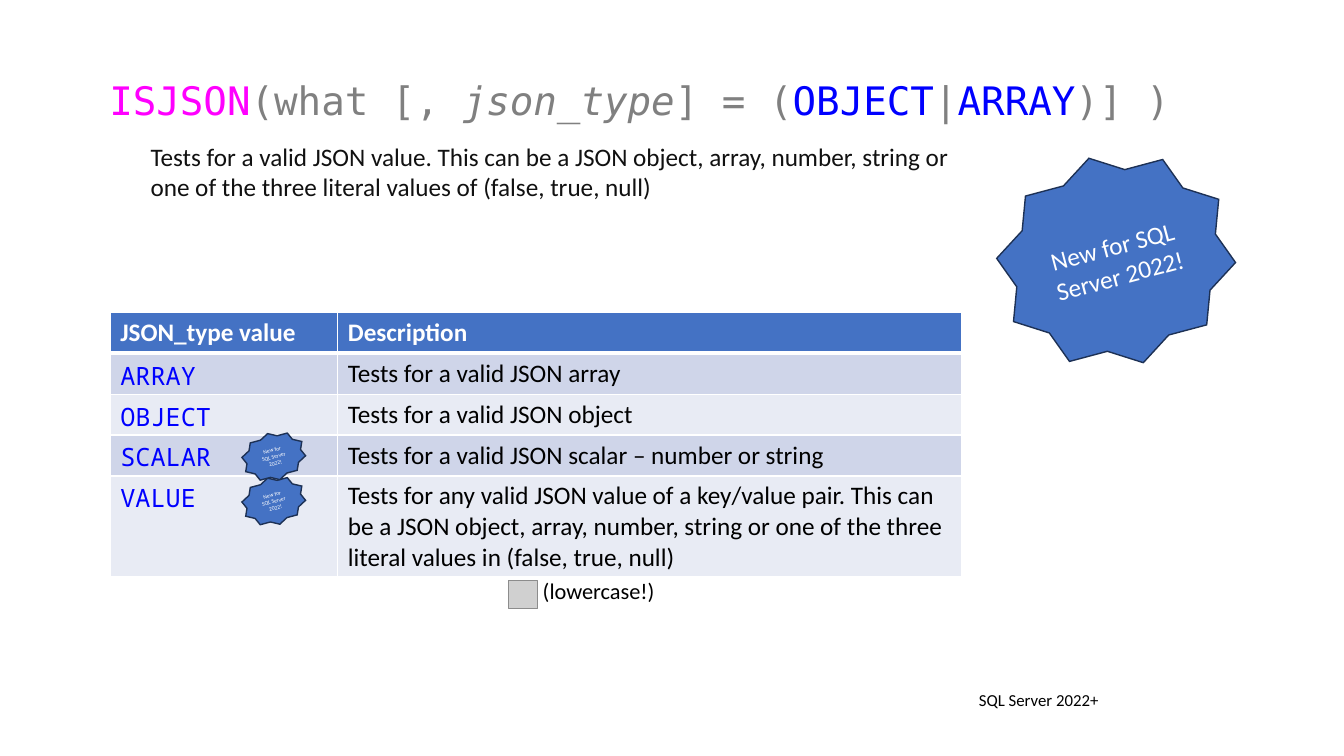
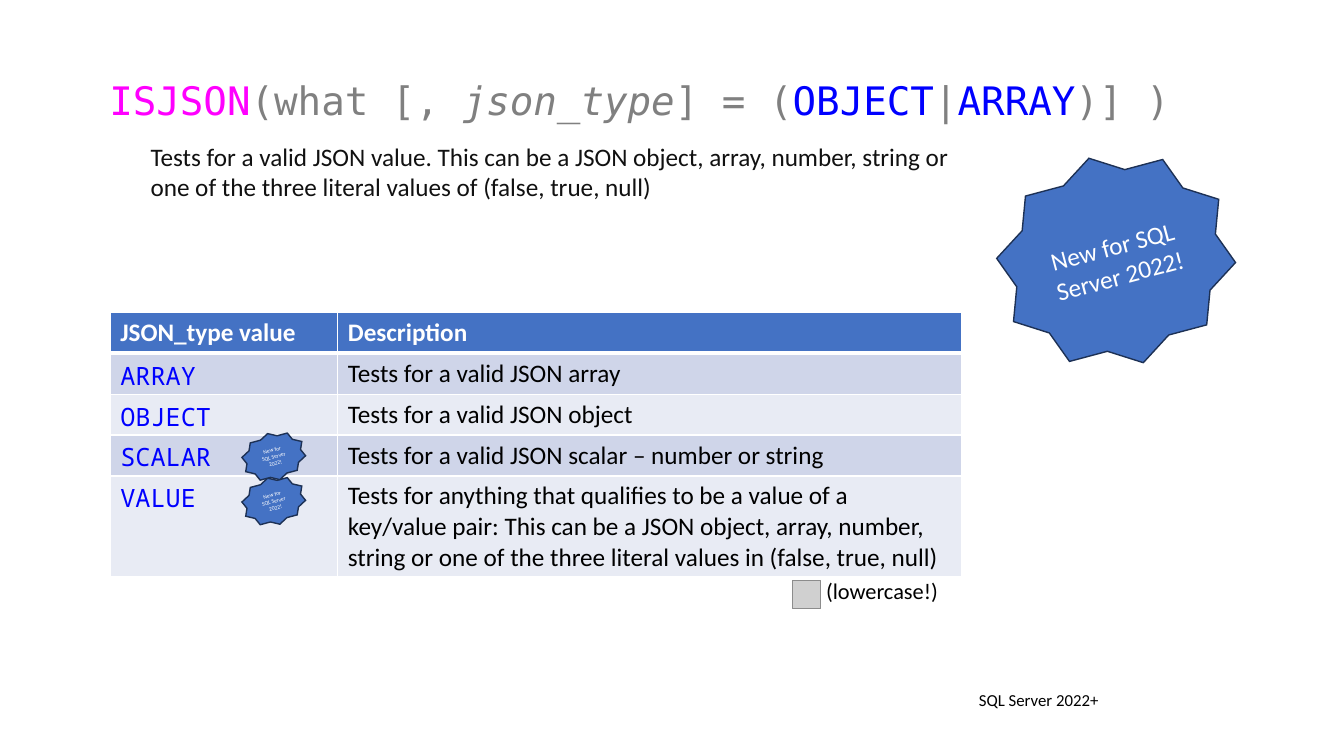
Before and after one commit to jbfoushee/MyPresentations, a slide deck: slide 30 of TSQL_JSON_Operators/TSQL_JSON_Operators.pptx (slide 33 before the commit). Drawn at 1344x756 pixels with LibreOffice and Linux fonts; fonts in the diff are those of the drawing; grey boxes stand for pictures. Boxes give left, top, right and bottom in pixels: in the first picture for what was removed or moved away, otherwise in the second. Text is boxed around its words. In the diff, an @@ line names an element or a change of style, - is before the commit and + after.

```diff
--- a/TSQL_JSON_Operators/TSQL_JSON_Operators.pptx
+++ b/TSQL_JSON_Operators/TSQL_JSON_Operators.pptx
@@ table at (110,313,962,577) @@
-row 5, column 2: Tests for any valid JSON value of a key/value pair. This can be a JSON object, array, number, string or one of the three literal values in (false, true, null)
+row 5, column 2: Tests for anything that qualifies to be a value of a key/value pair: This can be a JSON object, array, number, string or one of the three literal values in (false, true, null)
@@ picture: place and size @@
-picture at (509,581,537,609)
+picture at (792,581,821,609)
@@ text "(lowercase!)": place and size @@
-text "(lowercase!)" at (543,583,655,602)
+text "(lowercase!)" at (826,583,938,602)
```
Also in this commit, not shown: 15 other slides changed, 4 slides added, 5 slides removed, 3 other files.
